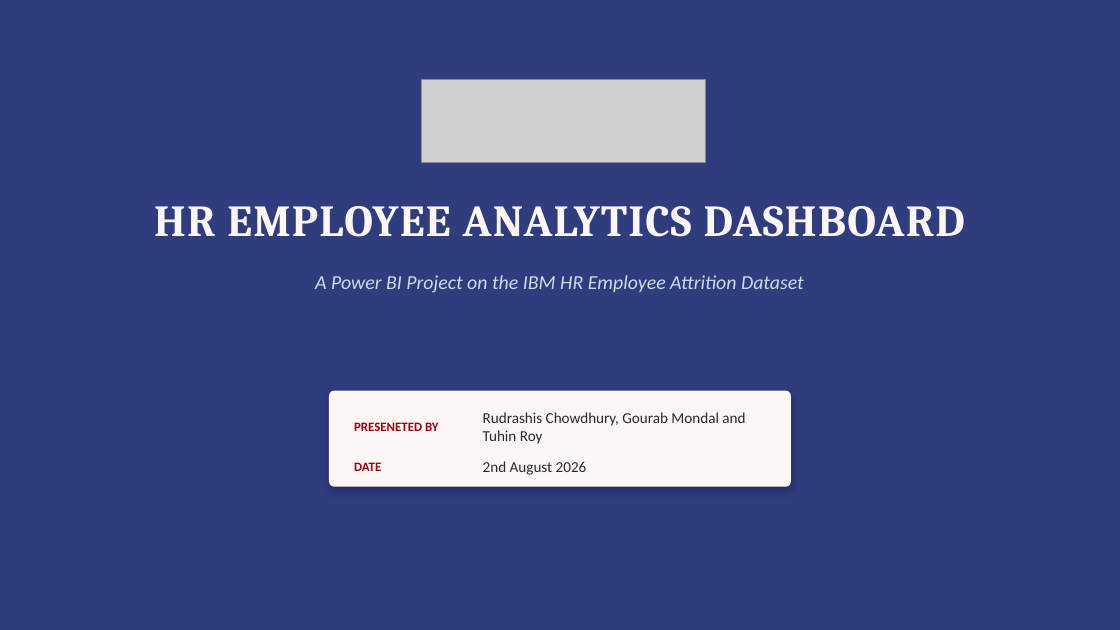
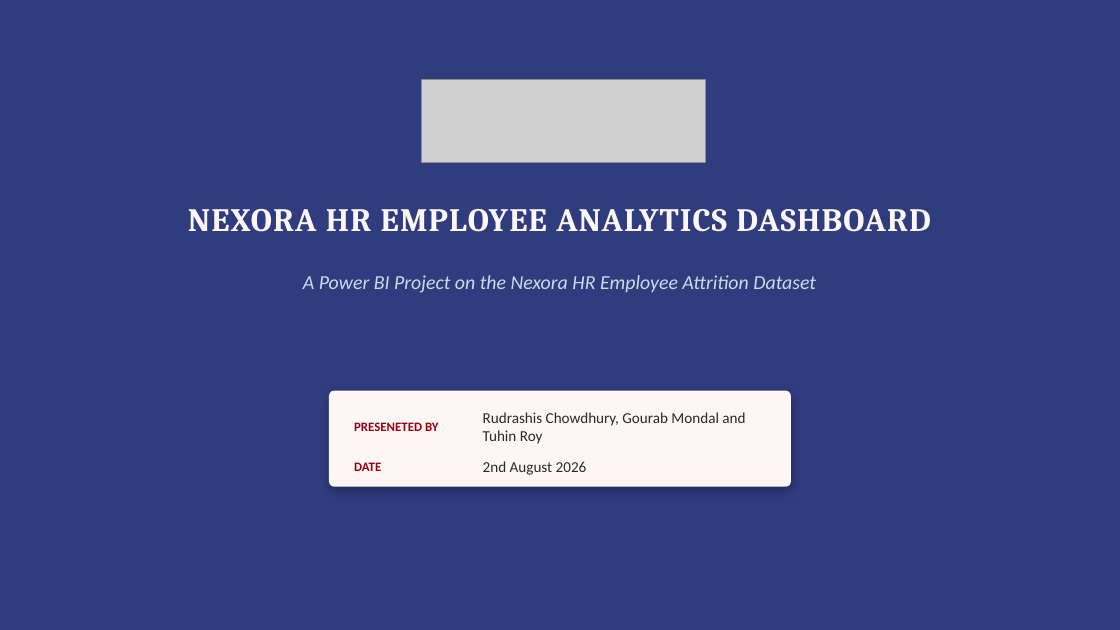
Before and after one commit to Ishan2025-new/Power-BI-Project----HR-Employee-Analytics-Dashboard, a slide deck: slide 1 of HR Employee Analytics Dashboard Presentation.pptx. Drawn at 1120x630 pixels with LibreOffice and Linux fonts; fonts in the diff are those of the drawing; grey boxes stand for pictures. Boxes give left, top, right and bottom in pixels: in the first picture for what was removed or moved away, otherwise in the second. Text is boxed around its words. In the diff, an @@ line names an element or a change of style, - is before the commit and + after.

Commit message:
Update Commit

```diff
--- a/HR Employee Analytics Dashboard Presentation.pptx
+++ b/HR Employee Analytics Dashboard Presentation.pptx
@@ text at (x1=188, y1=209, x2=930, y2=232): text changed; size 38 to 28 pt @@
-HR EMPLOYEE ANALYTICS DASHBOARD
+NEXORA HR EMPLOYEE ANALYTICS DASHBOARD
@@ text at (x1=303, y1=275, x2=816, y2=293): text changed @@
-A Power BI Project on the IBM HR Employee Attrition Dataset
+A Power BI Project on the Nexora HR Employee Attrition Dataset
```
Also in this commit, not shown: 4 other slides changed.
